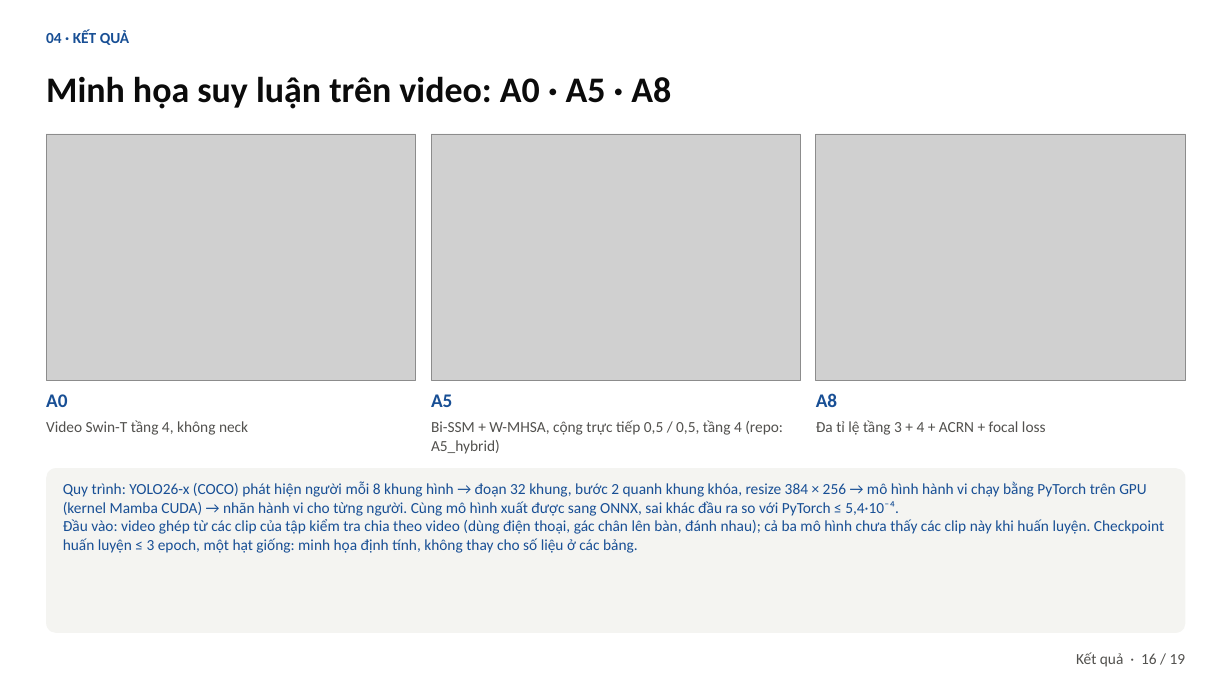
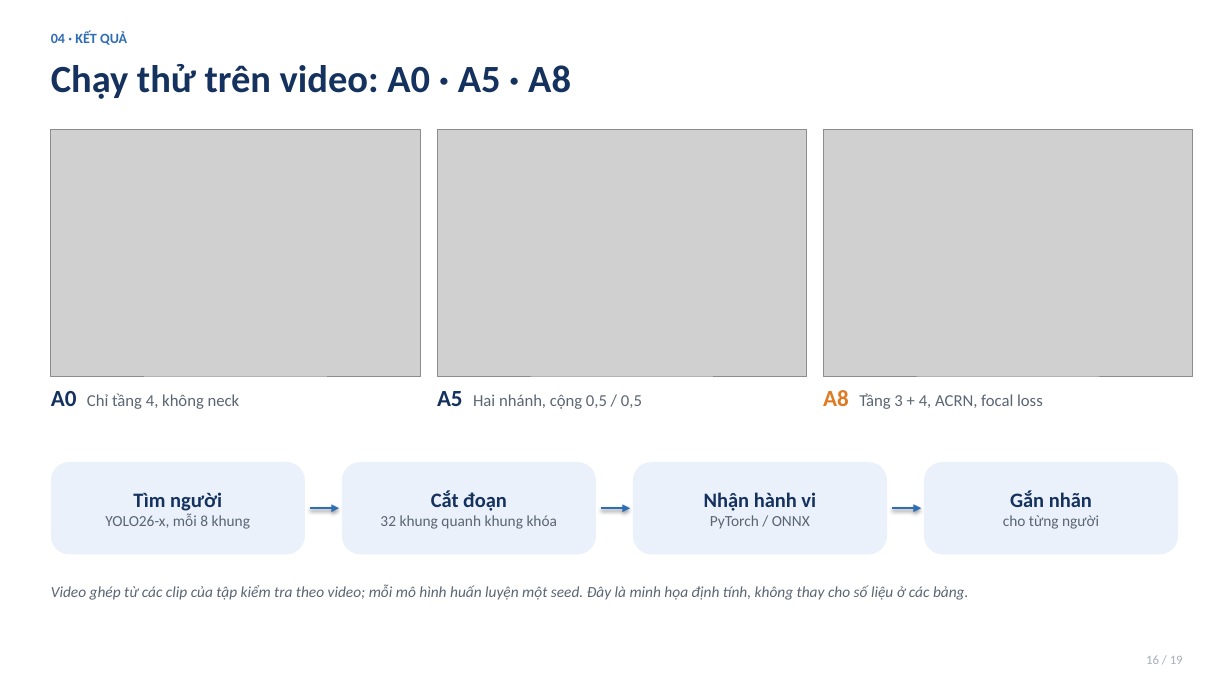
Before and after one commit to tultstc/LuanVan, a slide deck: slide 16 of Slide_LuanVan_LaiThanhTu.pptx. Drawn at 1232x693 pixels with LibreOffice and Linux fonts; fonts in the diff are those of the drawing; grey boxes stand for pictures. Boxes give left, top, right and bottom in pixels: in the first picture for what was removed or moved away, otherwise in the second. Text is boxed around its words. In the diff, an @@ line names an element or a change of style, - is before the commit and + after.

Commit message:
docs(ho-so): đồng bộ tài liệu bảo vệ và loại bản cũ
Lưu slide bảo vệ, bản PDF luận văn và phiếu nhận xét đã xác nhận; bỏ hai tài liệu cũ để thống nhất hồ sơ hiện hành.

```diff
--- a/Slide_LuanVan_LaiThanhTu.pptx
+++ b/Slide_LuanVan_LaiThanhTu.pptx
@@ text "04 · KẾT QUẢ" at (51, 31, 127, 45): size 12 to 11 pt, text colour #184F95 to #2F6DB5 @@
@@ text "Chạy thử trên video: A0 ..." at (51, 64, 571, 99): vertical alignment middle to top @@
@@ text at (51, 64, 571, 99): text changed; size 28 to 30 pt; text colour #0B0B0B to #15325E @@
-Minh họa suy luận trên video: A0 · A5 · A8
+Chạy thử trên video: A0 · A5 · A8
@@ 3 pictures: place and size @@
-3 pictures at (46, 134, 1186, 381)
+3 pictures at (51, 129, 1193, 376)
@@ text removed at (46, 394, 67, 407) @@
-A0
@@ text at (51, 391, 240, 409): text changed; size 12 to 13 pt; text colour #52514E to #5B6573 @@
-Video Swin-T tầng 4, không neck
+A0 Chỉ tầng 4, không neck
@@ text removed at (431, 394, 452, 407) @@
-A5
@@ text at (437, 391, 642, 409): text changed; size 12 to 13 pt; text colour #52514E to #5B6573 @@
-Bi-SSM + W-MHSA, cộng trực tiếp 0,5 / 0,5, tầng 4 (repo: A5_hybrid)
+A5 Hai nhánh, cộng 0,5 / 0,5
@@ text removed at (816, 393, 837, 407) @@
-A8
@@ text at (823, 390, 1043, 409): text changed; size 12 to 13 pt; text colour #52514E to #5B6573 @@
-Đa tỉ lệ tầng 3 + 4 + ACRN + focal loss
+A8 Tầng 3 + 4, ACRN, focal loss
@@ rounded rectangle removed at (46, 469, 1186, 633) @@
@@ rounded rectangle added at (51, 462, 305, 555), fill #EAF1FA, 12 pt, text #5B6573 @@
+Tìm người
+YOLO26-x, mỗi 8 khung
@@ rounded rectangle added at (342, 462, 596, 555), fill #EAF1FA, 12 pt, text #5B6573 @@
+Cắt đoạn
+32 khung quanh khung khóa
@@ rounded rectangle added at (633, 462, 887, 555), fill #EAF1FA, 12 pt, text #5B6573 @@
+Nhận hành vi
+PyTorch / ONNX
@@ rounded rectangle added at (924, 462, 1178, 555), fill #EAF1FA, 12 pt, text #5B6573 @@
+Gắn nhãn
+cho từng người
@@ arrow added from (310, 508) to (339, 508), #2F6DB5 2 pt @@
@@ arrow added from (601, 508) to (630, 508), #2F6DB5 2 pt @@
@@ arrow added from (892, 508) to (921, 508), #2F6DB5 2 pt @@
@@ text at (51, 584, 968, 600): text changed; text colour #184F95 to #5B6573; italic on @@
-Quy trình: YOLO26-x (COCO) phát hiện người mỗi 8 khung hình → đoạn 32 khung, bước 2 quanh khung khóa, resize 384 × 256 → mô hình hành vi chạy bằng PyTorch trên GPU (kernel Mamba CUDA) → nhãn hành vi cho từng người. Cùng mô hình xuất được sang ONNX, sai khác đầu ra so với PyTorch ≤ 5,4·10⁻⁴.
-Đầu vào: video ghép từ các clip của tập kiểm tra chia theo video (dùng điện thoại, gác chân lên bàn, đánh nhau); cả ba mô hình chưa thấy các clip này khi huấn luyện. Checkpoint huấn luyện ≤ 3 epoch, một hạt giống: minh họa định tính, không thay cho số liệu ở các bảng.
+Video ghép từ các clip của tập kiểm tra theo video; mỗi mô hình huấn luyện một seed. Đây là minh họa định tính, không thay cho số liệu ở các bảng.
@@ text "16 / 19" at (1146, 655, 1183, 664): vertical alignment middle to top @@
@@ text at (1146, 655, 1183, 664): text changed; size 12 to 10 pt; text colour #52514E to #A7AFBA @@
-Kết quả · 16 / 19
+16 / 19
```
Also in this commit, not shown: 18 other slides changed, 4 other files.
